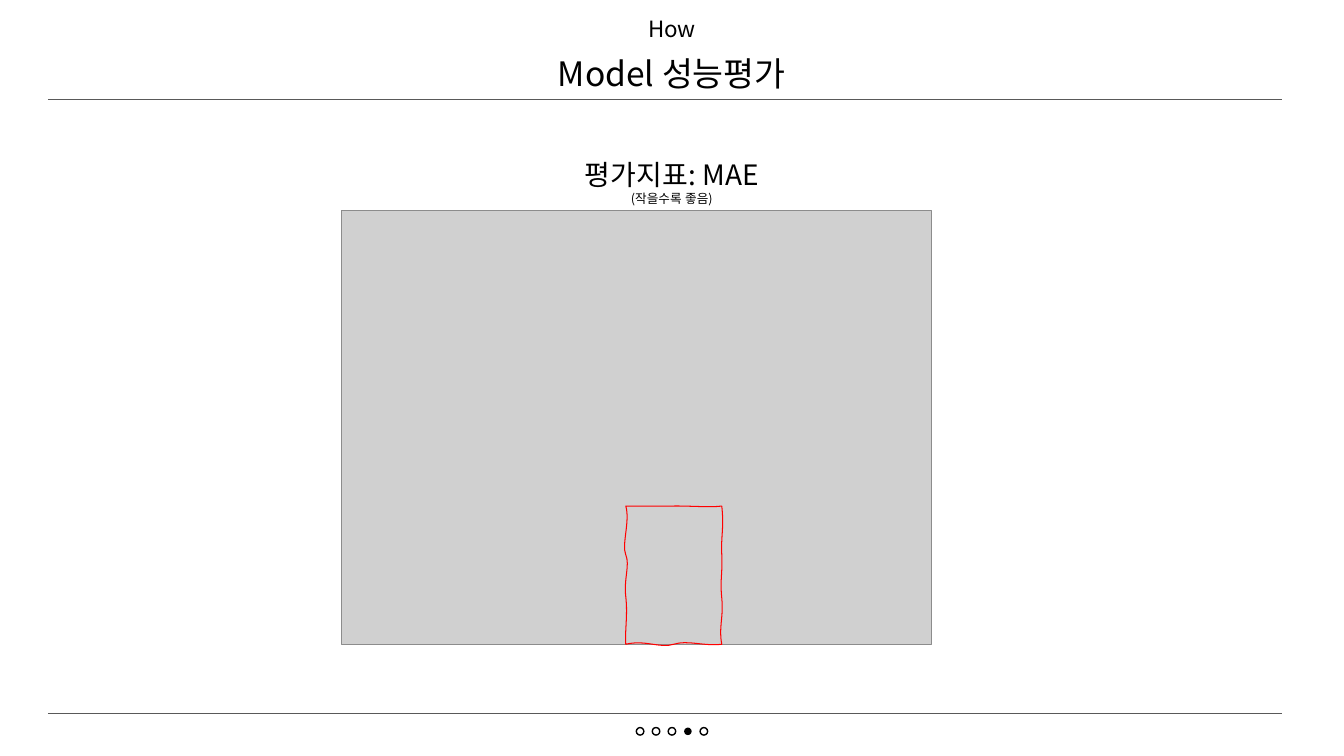
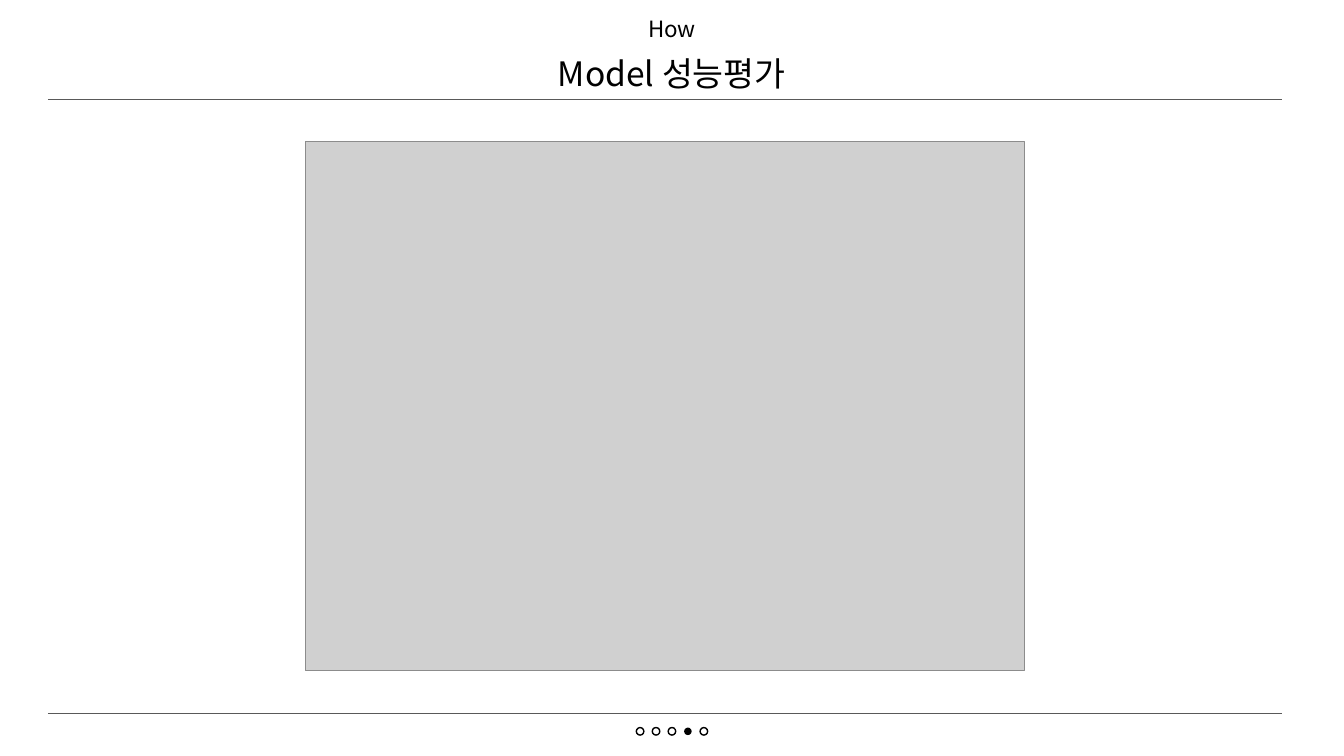
Before and after one commit to dev-EthanJ/ML_DL_parking_prediction, a slide deck: slide 16 of 주차수요예측.pptx (slide 11 before the commit). Drawn at 1344x756 pixels with LibreOffice and Linux fonts; fonts in the diff are those of the drawing; grey boxes stand for pictures. Boxes give left, top, right and bottom in pixels: in the first picture for what was removed or moved away, otherwise in the second. Text is boxed around its words. In the diff, an @@ line names an element or a change of style, - is before the commit and + after.

```diff
--- a/주차수요예측.pptx
+++ b/주차수요예측.pptx
@@ picture: place and size @@
-picture at (342, 211, 932, 644)
+picture at (306, 142, 1025, 671)
@@ text removed at (585, 161, 758, 206) @@
-평가지표: MAE
-(작을수록 좋음)
@@ freeform shape removed at (626, 506, 722, 644) @@
```
Also in this commit, not shown: 11 other slides changed, 1 other file.
